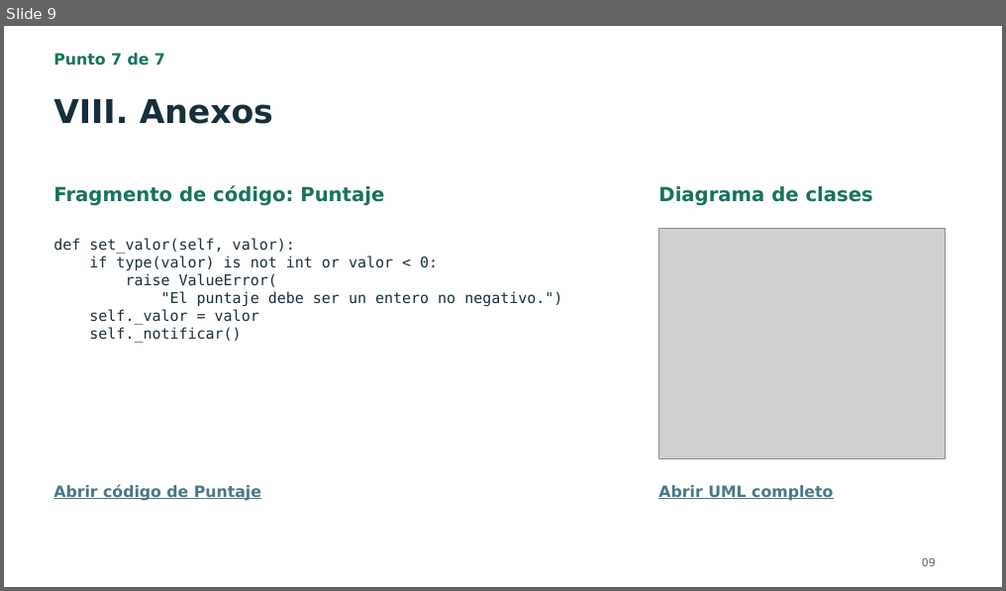
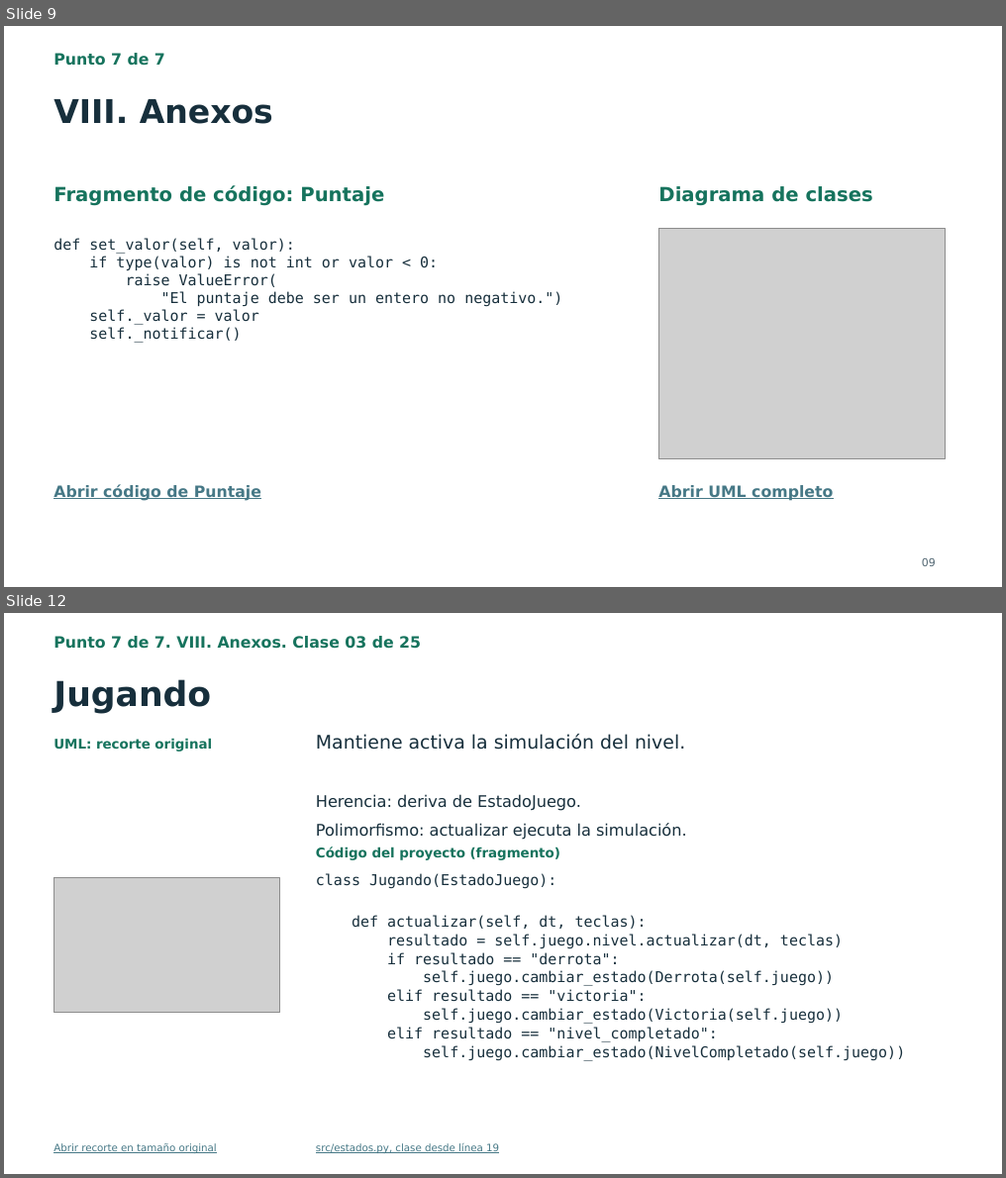
Before and after one commit to JhosFcL/FugaPrision, a slide deck: entrega/Presentacion_Fuga_de_la_Prision.pptx. Shown one above the other, each under a label of ours: slide 9 before the commit, slides 9 and 12 after it; the slides between them are not shown. The pictures are 1006x591 and 1006x1178 pixels, drawn with LibreOffice and Linux fonts; fonts in the diff are those of the drawing; grey boxes stand for pictures. Boxes give left, top, right and bottom in pixels: in the first picture for what was removed or moved away, otherwise in the second. Text is boxed around its words. In the diff, an @@ line names an element or a change of style, - is before the commit and + after.

```diff
--- a/entrega/Presentacion_Fuga_de_la_Prision.pptx
+++ b/entrega/Presentacion_Fuga_de_la_Prision.pptx
@@ slide 12 added at [4,613,1002,1174], background #FFFFFF @@
@@ text added at [54,636,421,649], 15 pt, text #16735D, bold @@
+Punto 7 de 7. VIII. Anexos. Clase 03 de 25
@@ text added at [54,679,211,713], 33 pt, text #172F3C, bold @@
+Jugando
@@ text added at [54,738,212,752], 12.8 pt, text #16735D, bold @@
+UML: recorte original
@@ text added at [316,734,685,750], 18 pt, text #172F3C @@
+Mantiene activa la simulación del nivel.
@@ text added at [316,794,581,811], 15.4 pt, text #172F3C @@
+Herencia: deriva de EstadoJuego.
@@ text added at [316,823,687,840], 15.4 pt, text #172F3C @@
+Polimorfismo: actualizar ejecuta la simulación.
@@ text added at [316,847,560,861], 12.8 pt, text #16735D, bold @@
+Código del proyecto (fragmento)
@@ picture added at [54,878,280,1013] @@
@@ text added at [316,873,905,1060], 14.2 pt, text #172F3C @@
+class Jugando(EstadoJuego):
+def actualizar(self, dt, teclas):
+resultado = self.juego.nivel.actualizar(dt, teclas)
+if resultado == "derrota":
+self.juego.cambiar_estado(Derrota(self.juego))
+elif resultado == "victoria":
+self.juego.cambiar_estado(Victoria(self.juego))
+elif resultado == "nivel_completado":
+self.juego.cambiar_estado(NivelCompletado(self.juego))
@@ text added at [54,1144,217,1154], 9.8 pt, text #467886, underline @@
+Abrir recorte en tamaño original
@@ text added at [316,1144,499,1154], 9.8 pt, text #467886, underline @@
+src/estados.py, clase desde línea 19
```
Also in this commit, not shown: 24 other slides added, 29 other files.
